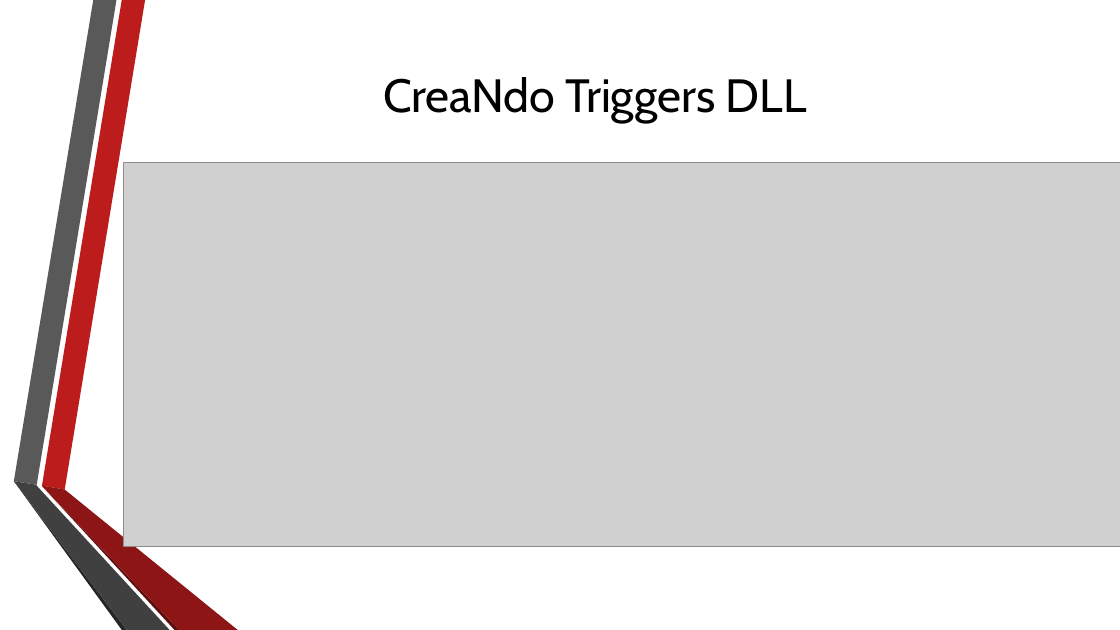
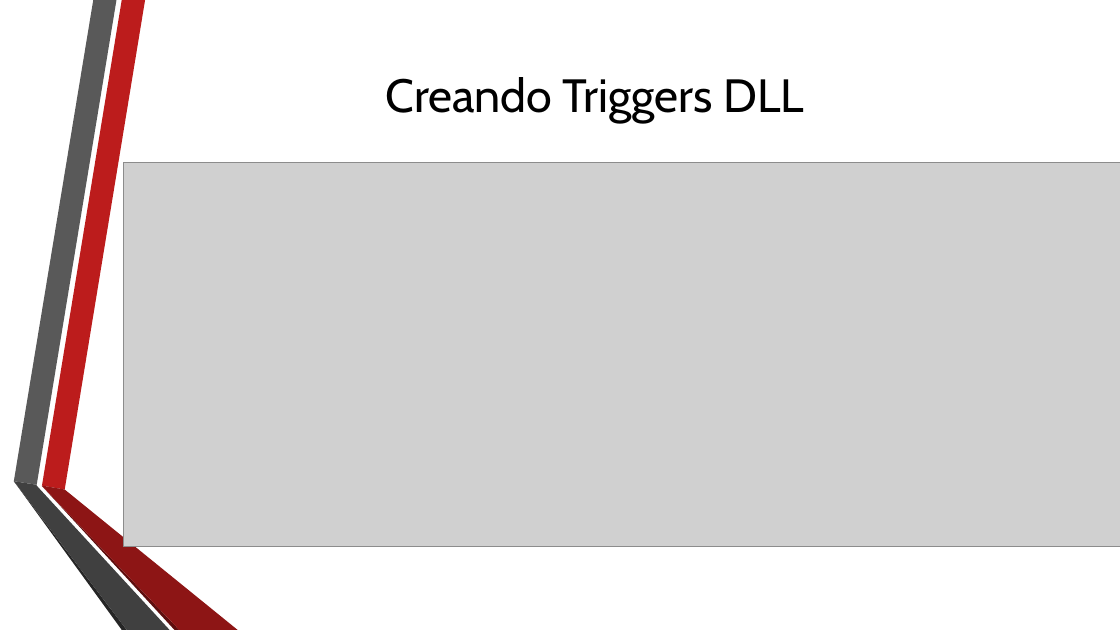
Before and after one commit to jhonvp/CursoSeguridadBaseDatos, a slide deck: slide 6 of 2 - Presentaciones/P9 - Auditoría de Actividades en las Bases de Datos.pptx. Drawn at 1120x630 pixels with LibreOffice and Linux fonts; fonts in the diff are those of the drawing; grey boxes stand for pictures; background and template pictures are left out. Boxes give left, top, right and bottom in pixels: in the first picture for what was removed or moved away, otherwise in the second. Text is boxed around its words. In the diff, an @@ line names an element or a change of style, - is before the commit and + after.

```diff
--- a/2 - Presentaciones/P9 - Auditoría de Actividades en las Bases de Datos.pptx
+++ b/2 - Presentaciones/P9 - Auditoría de Actividades en las Bases de Datos.pptx
@@ title at box(386, 77, 804, 123): text changed @@
-CreaNdo Triggers DLL
+Creando Triggers DLL
```
Also in this commit, not shown: 1 other file.
